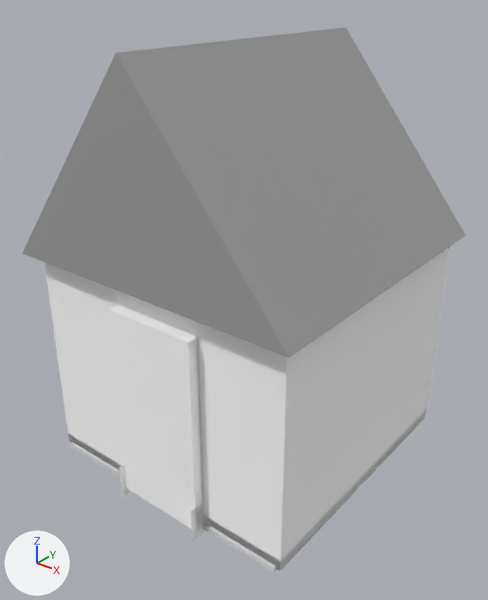
Before and after pictures for a commit that changed the glTF model Models/hause.glb.
One viewpoint serves both versions: a camera (50 mm lens) standing at (5.52, -3.68, 4.88) and looking at (1.53, 1.31, 1.79). The lights are fixed; the arrows at lower left show +X, +Y and +Z. Where no turn or scale is listed for an object, it has been applied to the vertices.

Before the edit, the objects in view are built like this:
```python
mat_door_material = principled_material('Door_material')
mat_door_material.base_color = (1.0, 1.0, 1.0)  # white #ffffff
mat_door_material.metallic = 1.0
mat_door_material.roughness = 1.0
mat_wall_material = principled_material('Wall_material')
mat_wall_material.base_color = (1.0, 1.0, 1.0)  # white #ffffff
mat_wall_material.metallic = 1.0
mat_wall_material.roughness = 1.0
me_baseboard = bpy.data.meshes.new('Baseboard')
me_baseboard.from_pydata(...)  # 28 vertices, 48 faces; spans x 0.0..3.0, y 0.0..3.0, z 0.0..0.12
me_baseboard.materials.append(mat_baseboard_material)  # white #ffffff
me_cubo = bpy.data.meshes.new('Cubo')
me_cubo.from_pydata(...)  # 258 vertices, 512 faces; spans x -1.63..1.63, y -1.63..1.63, z -1.0..1.0
me_cubo.materials.append(mat_material)  # grey #a4a4a4
me_doorfrane_001 = bpy.data.meshes.new('DoorFrane.001')
me_doorfrane_001.from_pydata(...)  # 32 vertices, 47 faces; spans x -0.5..0.5, y -0.03..0.05, z 0.0..2.1
me_doorfrane_001.materials.append(mat_door_material)  # white #ffffff
me_plano = bpy.data.meshes.new('Plano')
me_plano.from_pydata(...)  # 4590 vertices, 9176 faces; spans x -1.44..1.44, y -1.57..1.45, z -0.05..0.0
me_room = bpy.data.meshes.new('Room')
me_room.from_pydata(...)  # 572 vertices, 1144 faces; spans x 0.0..3.0, y 0.0..3.0, z 0.0..2.4
me_room.materials.append(mat_wall_material)  # white #ffffff
ob_baseboard = bpy.data.objects.new('Baseboard', me_baseboard)
ob_baseboard.location = (0.0, 0.0, 0.0)
ob_doorframe = bpy.data.objects.new('DoorFrame', me_doorfrane_001)
ob_doorframe.location = (1.58, 0.0, 0.0)
ob_room = bpy.data.objects.new('Room', me_room)
ob_room.location = (0.0, 0.0, 0.0)
ob_suelo = bpy.data.objects.new('Suelo', me_plano)
ob_suelo.location = (1.51, 1.54, 0.03)
ob_techo = bpy.data.objects.new('Techo', me_cubo)
ob_techo.location = (1.48, 1.49, 3.34)
# also in view: 'CTRL_Hole' at (1.58, 0.16, 1.05); 'CTRL_Baseboard' at (1.58, 0.02, 0.1)
```
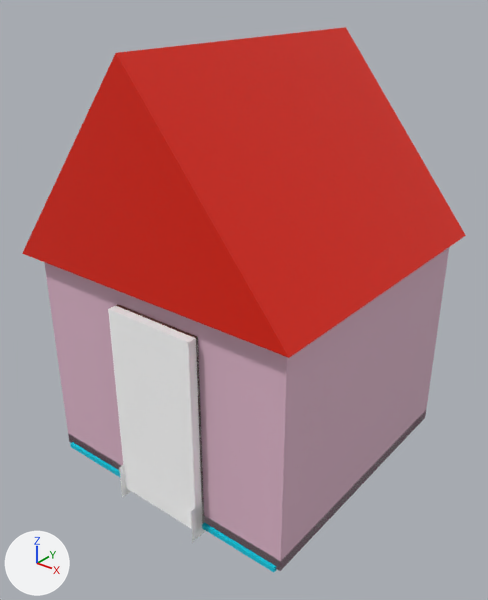
The newer file is also rescaled (x10.91) as a whole; pictures and numbers use the older file's frame.

Location of each change, (x1, y1, x2, y2) in pixels of the pictures (488 x 600 px):
'Techo', recoloured (grey to red)
    both: (22, 27, 466, 358)
'Room', recoloured, surface changed (white to pink)
    both: (44, 248, 449, 571)
'Suelo', recoloured (grey to cyan)
    both: (70, 442, 277, 572)
'DoorFrame', recoloured
    both: (116, 305, 204, 524)

The edits, one by one:
In material 'Wall_material' (mat_wall_material), metallic goes from 1.0 to 0.0.
Material 'Wall_material' (mat_wall_material) changes colour from white #ffffff to pink #e7bdd2; in linear values from (1.0, 1.0, 1.0) to (0.8, 0.508, 0.643).
In material 'Wall_material' (mat_wall_material), roughness goes from 1.0 to 0.0.
Material 'Door_material' (mat_door_material) changes colour from white #ffffff to brown #541d00; in linear values from (1.0, 1.0, 1.0) to (0.0887, 0.0123, 0.0).
Material 'Techo' (mat_techo) is new.
Its base color is (0.8, 0.0132, 0.0) (red #e71e00).
Material 'Suelo' (mat_suelo) is new.
Its base color is (0.0, 0.619, 0.8) (cyan #00cee7).
me_plano has 4590 vertices, 9176 faces and spans x -1.44..1.44, y -1.57..1.45, z -0.05..0.0.
me_plano now uses material mat_suelo (cyan #00cee7).
me_cubo has 258 vertices, 512 faces and spans x -1.63..1.63, y -1.63..1.63, z -1.0..1.0.
me_cubo no longer uses material mat_material (grey #a4a4a4).
me_cubo now uses material mat_techo (red #e71e00).
